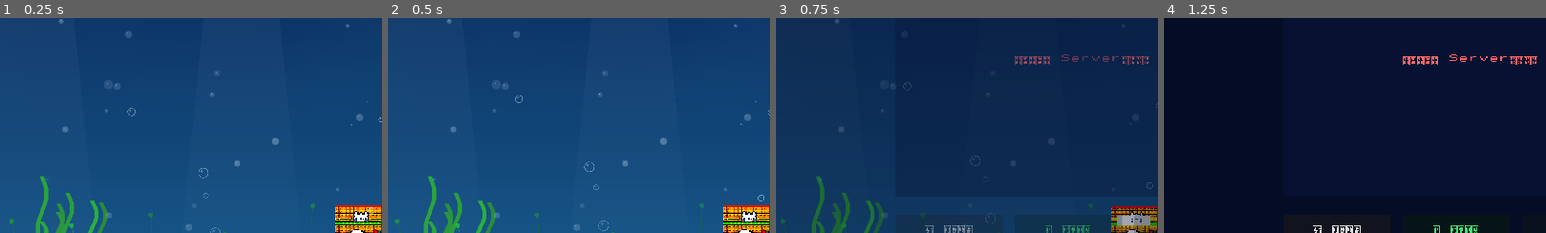
Above: before the commit, frames 1-4 (left to right).
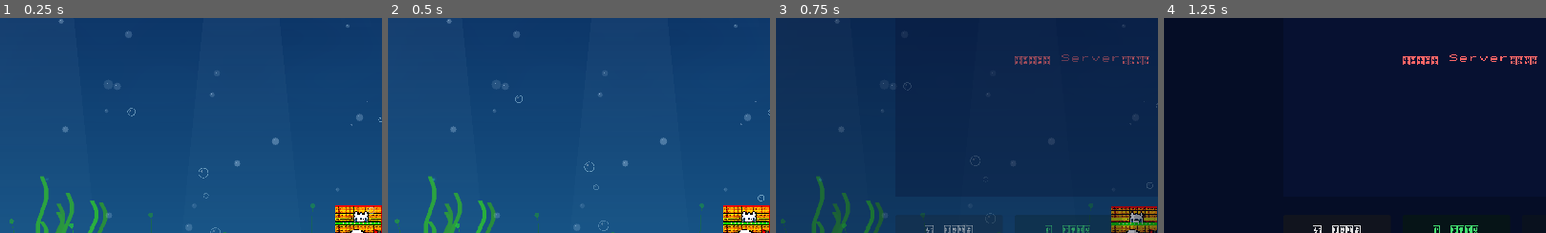
Above: after the commit, the same moments.

Repository: yajinyee/muti-agent-game-develop
Game: Godot game, scene res://scenes/Main.tscn
Same seed, same stepped clock (60 frames per second), same inputs: the game is played once before the commit and once after it.
Inputs:
- Up to frame 1 (0.25 s): no input
- Up to frame 2 (0.5 s): no input
- Up to frame 3 (0.75 s): click "🏠" at 0.5 s
- Up to frame 4 (1.25 s): no input
The pictures show only the part of the screen within x 3-53%, y 39-89%; the shares and areas given below are measured in that part.

Frames 1-2 are identical in both runs. In frame 3, 0.3% of the frame differs, in the area x 89-98%, y 92-97%; in frame 4, nothing differs.
Error in both runs: Invalid operands 'Array' and 'int' in operator '*'. (res://scripts/game/BubbleLayer.gd:366)

Commit message:
feat: DAY-029b 動畫品質升級 - attack 4幀+HP脈動+spritesheet metadata修正

Diff:
--- a/client/chiikawa-pixel/assets/sprites/sheets/chiikawa_animated.json
+++ b/client/chiikawa-pixel/assets/sprites/sheets/chiikawa_animated.json
@@ -11,8 +11,8 @@
     },
     "attack": {
       "row": 1,
-      "frames": 3,
-      "fps": 8.0
+      "frames": 4,
+      "fps": 10.0
     },
     "bigwin": {
       "row": 2,
--- a/client/chiikawa-pixel/assets/sprites/sheets/hachiware_animated.json
+++ b/client/chiikawa-pixel/assets/sprites/sheets/hachiware_animated.json
@@ -11,8 +11,8 @@
     },
     "attack": {
       "row": 1,
-      "frames": 3,
-      "fps": 8.0
+      "frames": 4,
+      "fps": 10.0
     },
     "bigwin": {
       "row": 2,
--- a/client/chiikawa-pixel/assets/sprites/sheets/usagi_animated.json
+++ b/client/chiikawa-pixel/assets/sprites/sheets/usagi_animated.json
@@ -11,8 +11,8 @@
     },
     "attack": {
       "row": 1,
-      "frames": 3,
-      "fps": 8.0
+      "frames": 4,
+      "fps": 10.0
     },
     "bigwin": {
       "row": 2,
--- a/client/chiikawa-pixel/scripts/game/CharacterAnimator.gd
+++ b/client/chiikawa-pixel/scripts/game/CharacterAnimator.gd
@@ -8,9 +8,10 @@
 
 # 動畫設定（對應 upgrade_idle_8frames.py 的 metadata）
 # idle 升級：4幀 → 8幀，fps 4 → 8（更流暢的呼吸感）
+# attack 升級：3幀 → 4幀（完整揮棒動作：準備→揮下→收回→復位），fps 8 → 10
 const ANIM_CONFIG = {
 	"idle":   {"row": 0, "frames": 8, "fps": 8.0},
-	"attack": {"row": 1, "frames": 3, "fps": 8.0},
+	"attack": {"row": 1, "frames": 4, "fps": 10.0},
 	"bigwin": {"row": 2, "frames": 4, "fps": 6.0},
 }
 
--- a/client/chiikawa-pixel/scripts/game/TargetManager.gd
+++ b/client/chiikawa-pixel/scripts/game/TargetManager.gd
@@ -834,6 +834,23 @@
 		var tween = create_tween()
 		tween.tween_property(hp_bar, "color", Color.WHITE, 0.04)
 		tween.tween_property(hp_bar, "color", orig_color, 0.08)
+		# 低血量脈動效果（HP < 30%）：啟動或停止脈動 tween
+		var pulse_tween_key = "hp_pulse_tween"
+		if pct <= 0.3:
+			# 若尚未有脈動 tween，建立一個
+			if not node.has_meta(pulse_tween_key):
+				var pulse = create_tween().set_loops()
+				pulse.tween_property(hp_bar, "modulate:a", 0.4, 0.25).set_ease(Tween.EASE_IN_OUT)
+				pulse.tween_property(hp_bar, "modulate:a", 1.0, 0.25).set_ease(Tween.EASE_IN_OUT)
+				node.set_meta(pulse_tween_key, pulse)
+		else:
+			# HP 回到 30% 以上，停止脈動
+			if node.has_meta(pulse_tween_key):
+				var pulse = node.get_meta(pulse_tween_key)
+				if pulse is Tween:
+					pulse.kill()
+				node.remove_meta(pulse_tween_key)
+				hp_bar.modulate.a = 1.0
 
 ## 目標物接近左邊緣時顯示逃跑警告箭頭
 func _update_escape_warnings() -> void:
Binary file changed: client/chiikawa-pixel/assets/sprites/sheets/chiikawa_animated.png
Binary file changed: client/chiikawa-pixel/assets/sprites/sheets/hachiware_animated.png
Binary file changed: client/chiikawa-pixel/assets/sprites/sheets/usagi_animated.png
Not shown, changed: .kiro/skills/knowhow-log.md
Not shown, changed: docs/ability-score.md
Not shown, changed: tools/upgrade_idle_8frames.py
